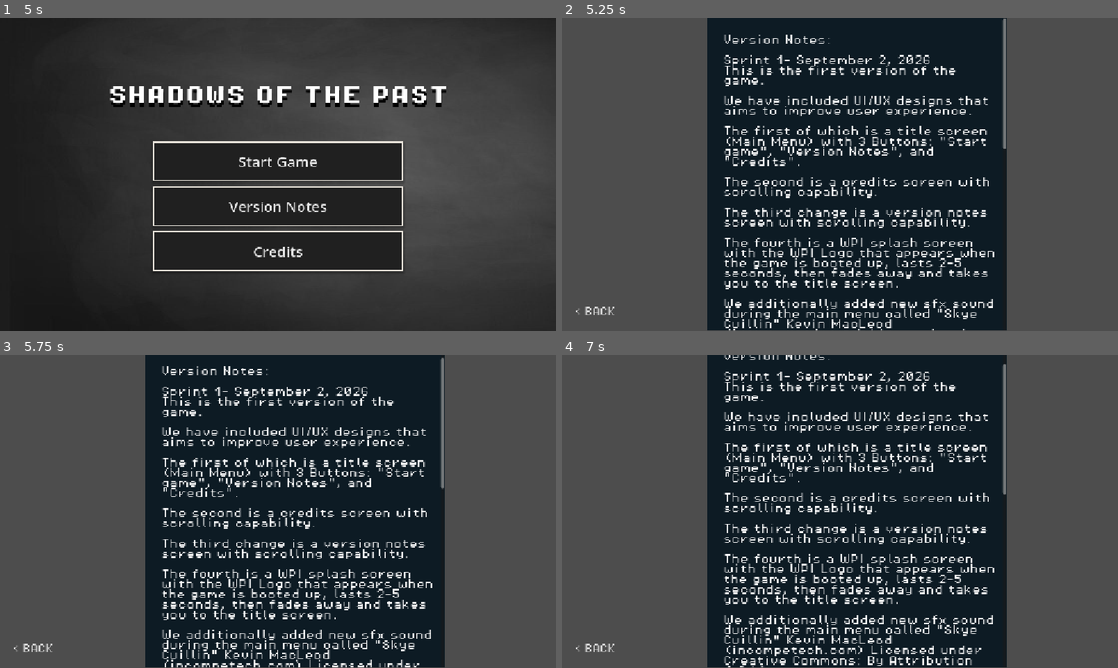
Above: before the commit, frames 1-4 (two rows, left to right).
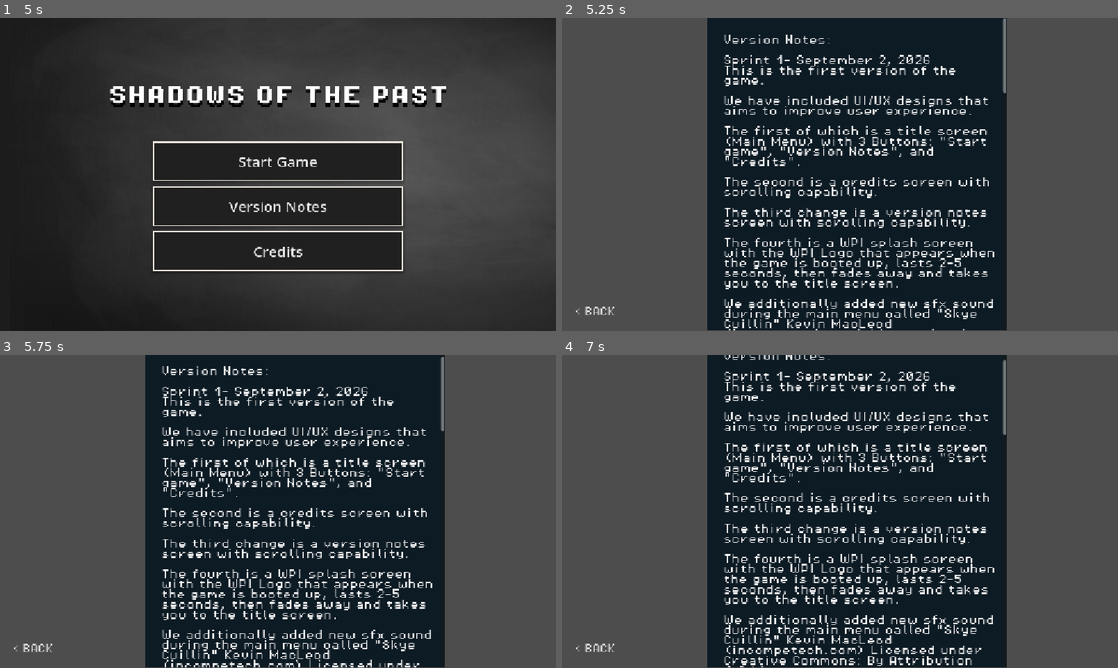
Above: after the commit, the same moments.

Repository: CindyNotaBot/IMGD1001
Game: Godot game, scene res://Scenes/splash_screen.tscn
Same seed, same stepped clock (60 frames per second), same inputs: the game is played once before the commit and once after it. Sound files missing from this copy of the repository are replaced by a short silence.
Inputs (mouse positions are in pixels of both pictures, inside the frame that each line leads up to):
- Up to frame 1 (5 s): move the mouse to (400, 158) at 0.52 s; hold D (move right) 0.53-2.03 s; tap Q (attack) at 0.6, 2.3, 2.85, 4.55 s; tap Space (jump) at 0.77, 1.07, 1.52, 1.55, 1.82, 2.1, 3.02, 3.32, 3.77, 3.8, 4.07, 4.52, 4.82 s; tap Shift (dash) at 0.8, 1.35, 3.05, 3.6 s; move the mouse to (166, 190) at 1.27 s; move the mouse to (333, 105) at 2.02 s; hold A (move left) 2.03-2.78 s; tap Enter at 2.75 s; move the mouse to (250, 237) at 2.77 s; hold D (move right) 2.78-4.28 s; move the mouse to (444, 221) at 3.52 s; move the mouse to (111, 127) at 4.27 s; hold A (move left) from 4.28 s (still down); click (111, 127) at 4.35 s
- Up to frame 2 (5.25 s): release A (move left) at 5 s; click "Version Notes" at 5 s
- Up to frame 3 (5.75 s): no input
- Up to frame 4 (7 s): move the mouse to (867, 511) at 5.77 s; hold D (move right) 5.78-6.53 s; tap Q (attack) at 5.85 s; tap Shift (dash) at 6.05, 6.6 s; move the mouse to (756, 433) at 6.52 s; hold A (move left) from 6.53 s (still down); tap Space (jump) at 6.77, 6.8 s

Frame 1 is identical in both runs. In frame 2, 0.1% of the frame differs, in the area x 79-80%, y 0-42%; in frame 3, 0.1%; in frame 4, 0.2%, in the area x 79-80%, y 1-45%.

Commit message:
version notes updated

Diff:
--- a/Scenes/version_notes.tscn
+++ b/Scenes/version_notes.tscn
@@ -123,7 +123,44 @@
 There game environment and map layout is changed.
 
 
-"
+Sprint 4 - September 23, 2026
+Below, are the listed things of what we imrpoved for the fourth version of the game:
+
+New enemy and boss character designs were implemented.
+
+Chasing enemy movement was introduced.
+
+A new level design was created.
+
+A soundtrack was incorporated into the game.
+
+Double jumping was implemented as a new player ability.
+
+
+Sprint 5 - September 30, 2026
+Below, are the listed things of what we imrpoved for the fifth version of the game:
+
+The grappling hook mechanics and design were improved.
+
+Sound effects were implemented for jumping, dashing, grappling, and player death.
+
+Ability pickups were introduced for the grappling hook, double jump, and wall jump.
+
+The grappling hook and other abilities must now be unlocked by collecting their respective pickups.
+
+Bugs with the wall jump mechanic were fixed to improve functionality and consistency.
+
+A player health system was introduced.
+
+Health vial collectibles were added to the level.
+
+Common and chasing enemies can now damage the player -1.
+
+Boss attacks now deal -2 damage to the player.
+
+A key collectible was introduced.
+
+The level design was updated."
 fit_content = true
 
 [node name="AudioStreamPlayer2D" type="AudioStreamPlayer2D" parent="." unique_id=1643809051]
--- a/project.godot
+++ b/project.godot
@@ -12,7 +12,7 @@
 
 config/name="Godot Tut IMGD"
 run/main_scene="uid://dr67ydckfhng0"
-config/features=PackedStringArray("4.6", "Forward Plus")
+config/features=PackedStringArray("4.7", "Forward Plus")
 boot_splash/use_filter=false
 boot_splash/image="uid://n53l81ef8roe"
 config/icon="res://icon.svg"
